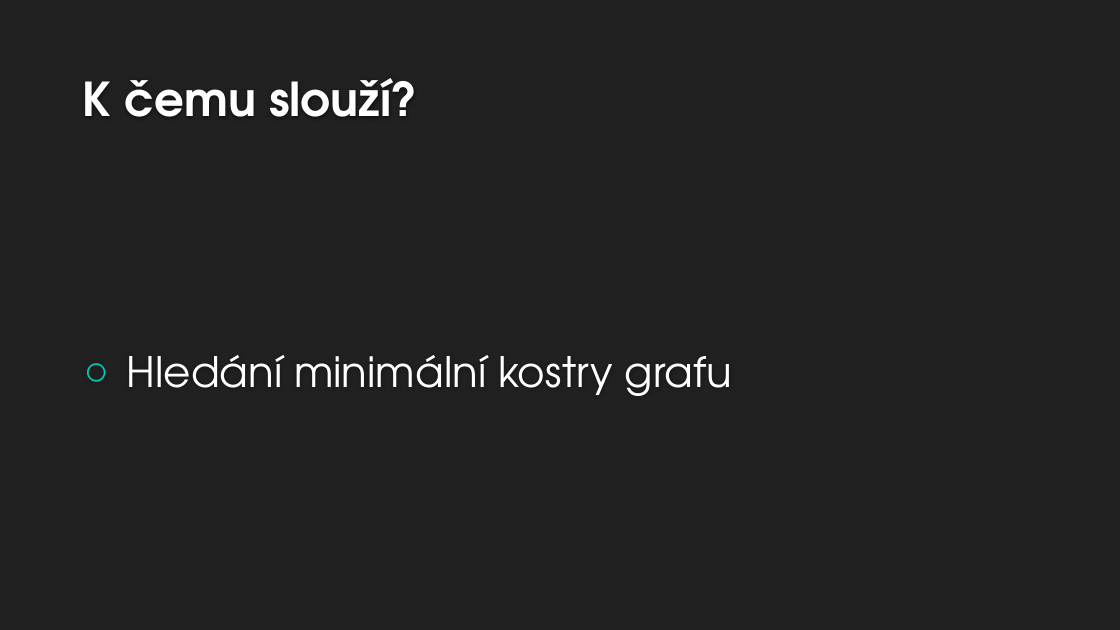
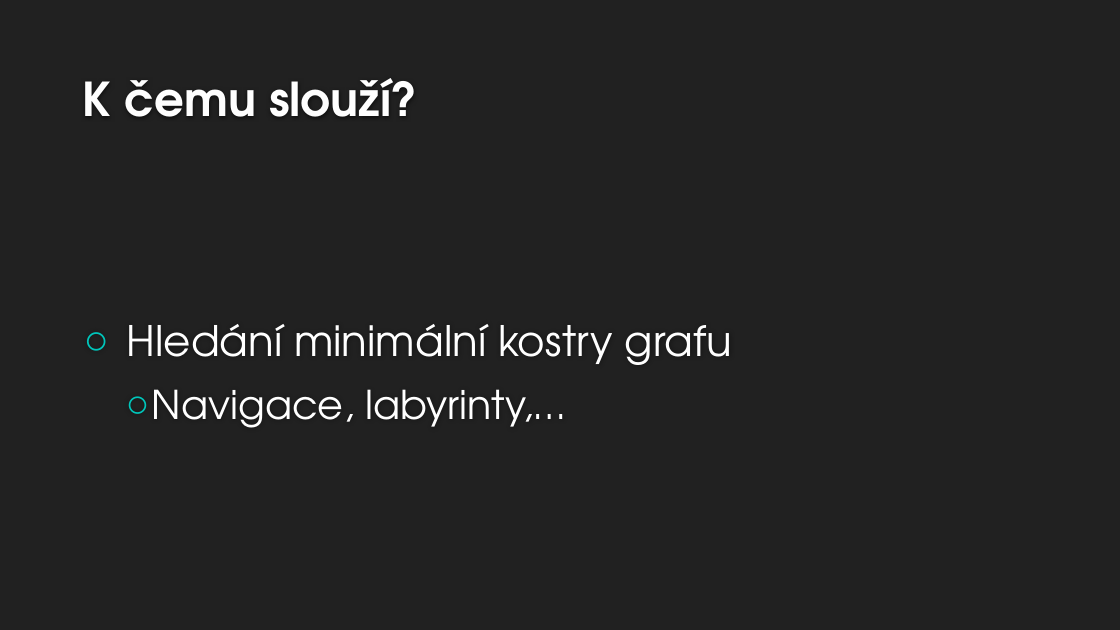
Before and after one commit to Aidam7/Jarnik-Boruvka-MST-Algorithms, a slide deck: slide 2 of output-presentation.pptx. Drawn at 1120x630 pixels with LibreOffice and Linux fonts; fonts in the diff are those of the drawing; background and template pictures are left out. Boxes give left, top, right and bottom in pixels: in the first picture for what was removed or moved away, otherwise in the second. Text is boxed around its words. In the diff, an @@ line names an element or a change of style, - is before the commit and + after.

```diff
--- a/output-presentation.pptx
+++ b/output-presentation.pptx
@@ text at (152, 389, 566, 428): paragraph added @@
+  ○ Navigace, labyrinty,…
```
Also in this commit, not shown: 20 slides added.
